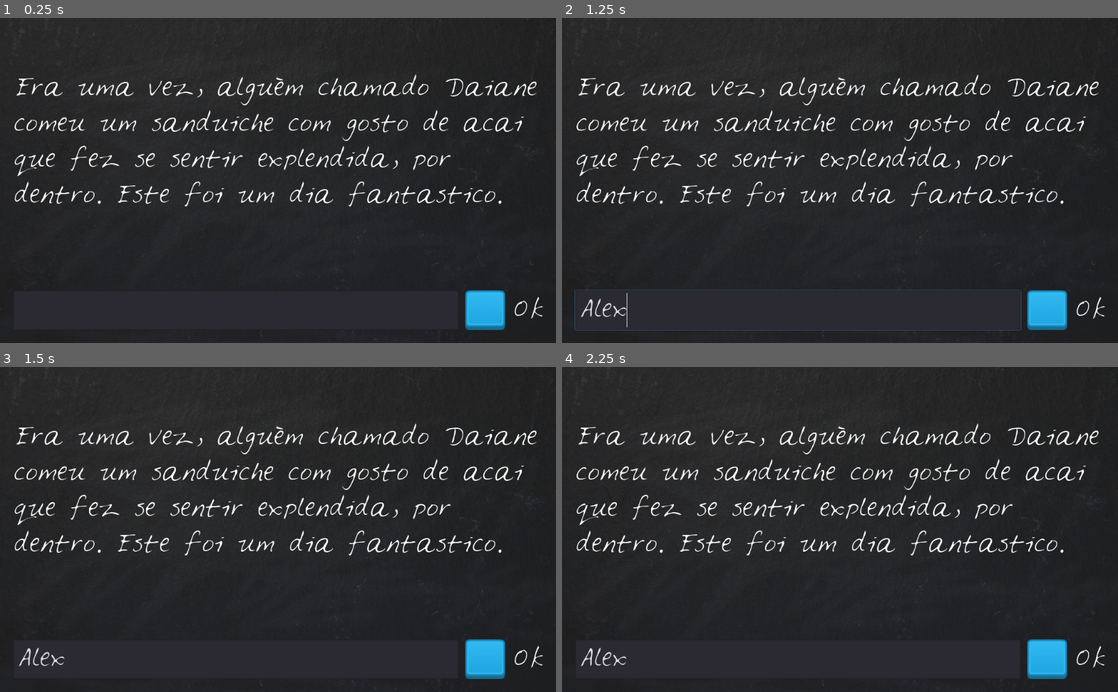
Above: before the commit, frames 1-4 (two rows, left to right).
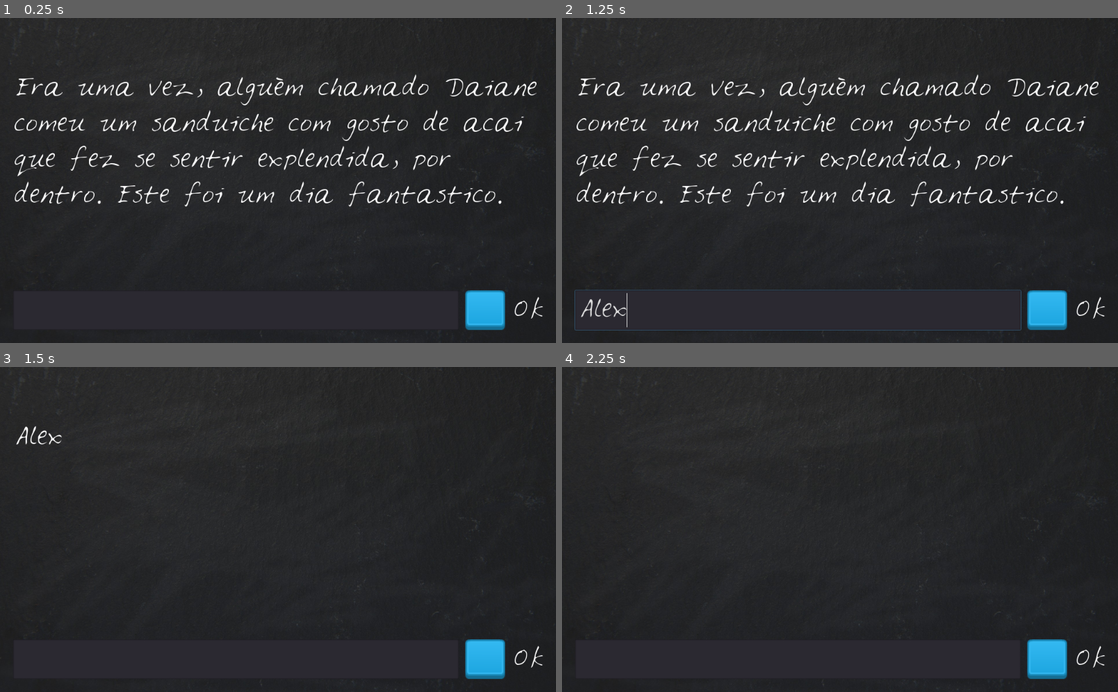
Above: after the commit, the same moments.

Repository: alexandrepeluchi/godot-udemy
Game: Godot game, scene res://LoonyLips.tscn
Same seed, same stepped clock (60 frames per second), same inputs: the game is played once before the commit and once after it.
Inputs (mouse positions are in pixels of both pictures, inside the frame that each line leads up to):
- Up to frame 1 (0.25 s): no input
- Up to frame 2 (1.25 s): click (795, 310) at 0.52 s; type "Alex" at 0.6 s
- Up to frame 3 (1.5 s): click (483, 659) at 1.25 s
- Up to frame 4 (2.25 s): click (1045, 659) at 2 s

Frames 1-2 are identical in both runs. In frame 3, 4.4% of the frame differs, in the area x 2-97%, y 17-93%; in frame 4, 4.3%.

Commit message:
Sinal para alterar a Label Display com texto do campo ao pressionar botão

Diff:
--- a/Loony_Lips/LoonyLips.gd
+++ b/Loony_Lips/LoonyLips.gd
@@ -8,6 +8,10 @@
 func _on_PlayerText_text_entered(new_text):
 	update_DisplayText(new_text)
 
+func _on_TextureButton_pressed():
+	var words = $VBoxContainer/HBoxContainer/PlayerText.text
+	update_DisplayText(words)
+
 func update_DisplayText(new_text):
 	$VBoxContainer/DisplayText.text = new_text
-	$VBoxContainer/PlayerText.clear()
+	$VBoxContainer/HBoxContainer/PlayerText.clear()
--- a/Loony_Lips/LoonyLips.tscn
+++ b/Loony_Lips/LoonyLips.tscn
@@ -87,3 +87,4 @@
 custom_fonts/font = ExtResource( 4 )
 text = "Ok"
 [connection signal="text_entered" from="VBoxContainer/HBoxContainer/PlayerText" to="." method="_on_PlayerText_text_entered"]
+[connection signal="pressed" from="VBoxContainer/HBoxContainer/TextureButton" to="." method="_on_TextureButton_pressed"]
